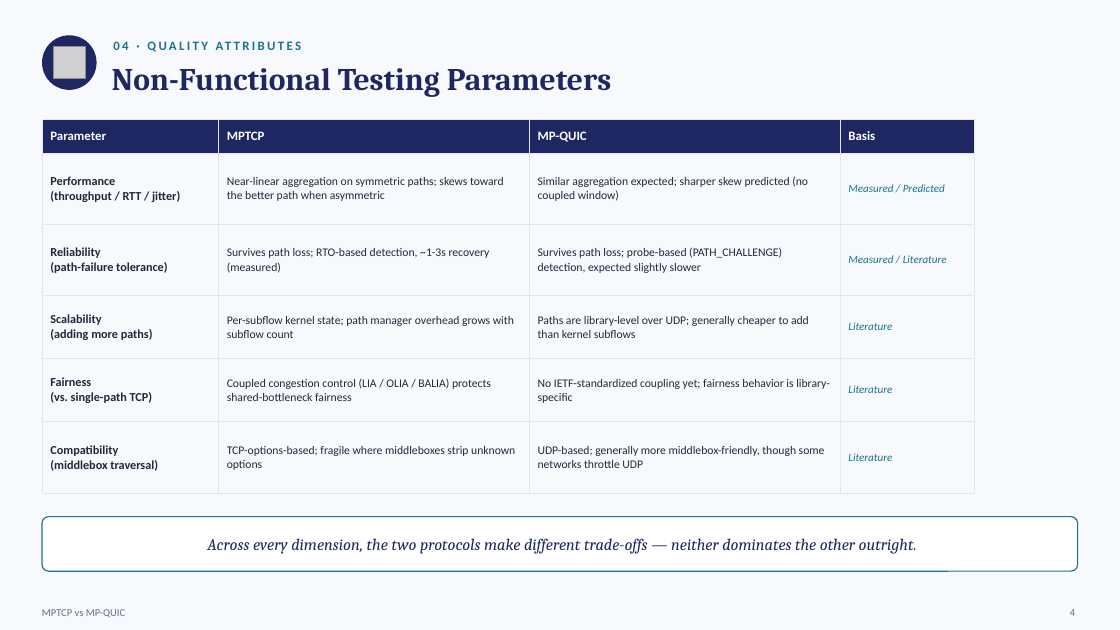
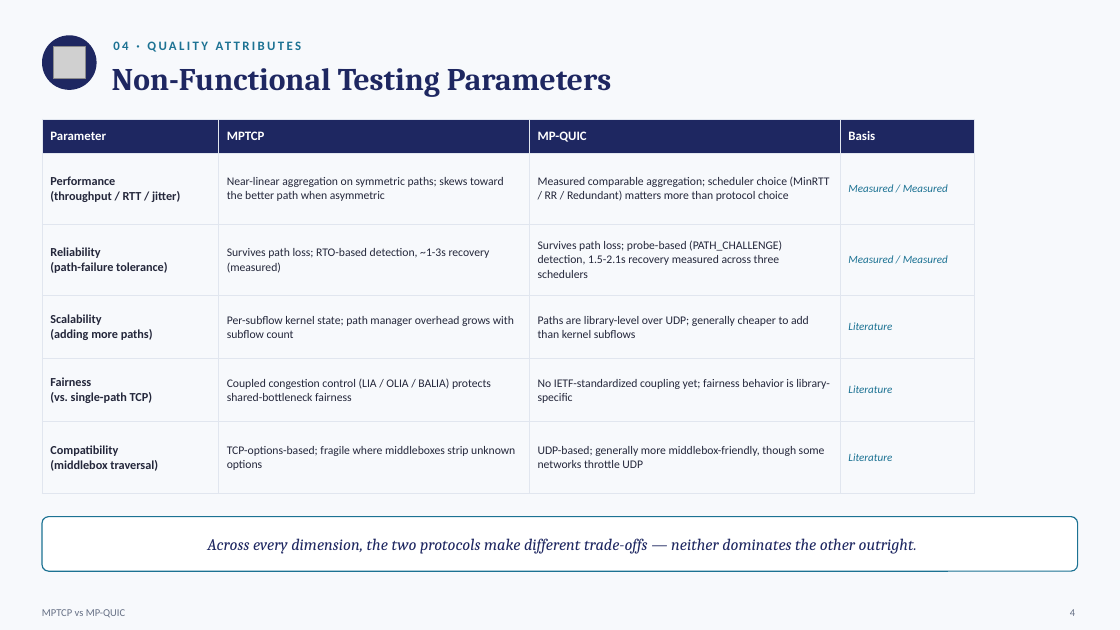
Before and after one commit to Pratik-Kumar-Dhakar/CS331-T007-MPTCP-vs-MPQUIC, a slide deck: slide 5 of ppt/MPTCP_vs_MPQUIC.pptx. Drawn at 1120x630 pixels with LibreOffice and Linux fonts; fonts in the diff are those of the drawing; grey boxes stand for pictures. Boxes give left, top, right and bottom in pixels: in the first picture for what was removed or moved away, otherwise in the second. Text is boxed around its words. In the diff, an @@ line names an element or a change of style, - is before the commit and + after.

```diff
--- a/ppt/MPTCP_vs_MPQUIC.pptx
+++ b/ppt/MPTCP_vs_MPQUIC.pptx
@@ table at <box>42,119,975,475</box> @@
-row 2, column 3: Similar aggregation expected; sharper skew predicted (no coupled window)
+row 2, column 3: Measured comparable aggregation; scheduler choice (MinRTT / RR / Redundant) matters more than protocol choice
-row 2, column 4: Measured / Predicted
+row 2, column 4: Measured / Measured
-row 3, column 3: Survives path loss; probe-based (PATH_CHALLENGE) detection, expected slightly slower
+row 3, column 3: Survives path loss; probe-based (PATH_CHALLENGE) detection, 1.5-2.1s recovery measured across three schedulers
-row 3, column 4: Measured / Literature
+row 3, column 4: Measured / Measured
```
Also in this commit, not shown: 4 other slides changed, 1 other file.
